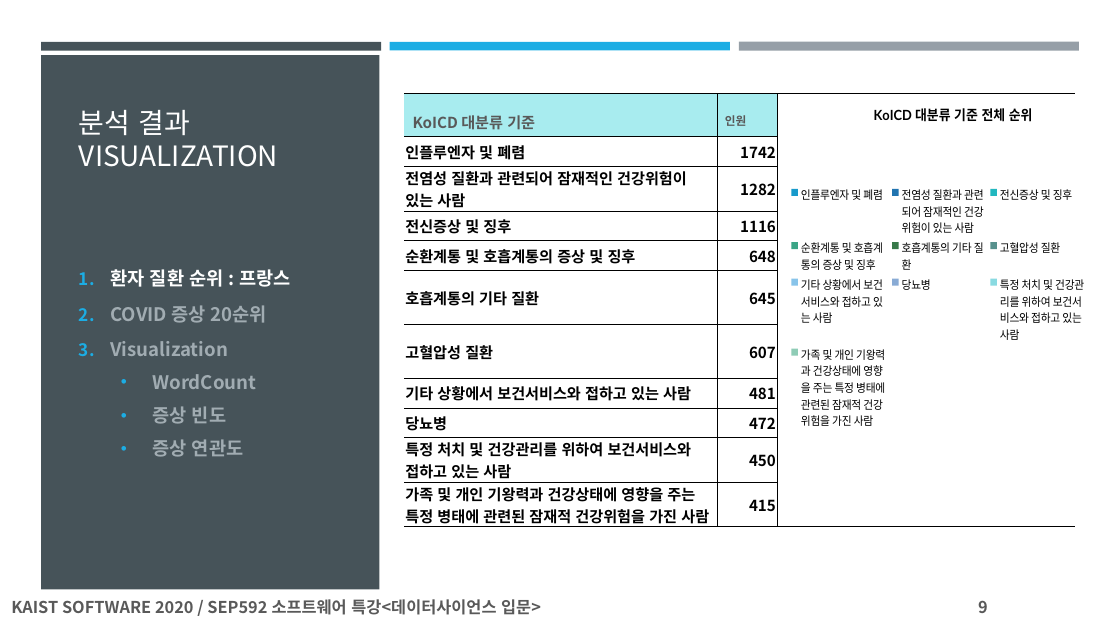
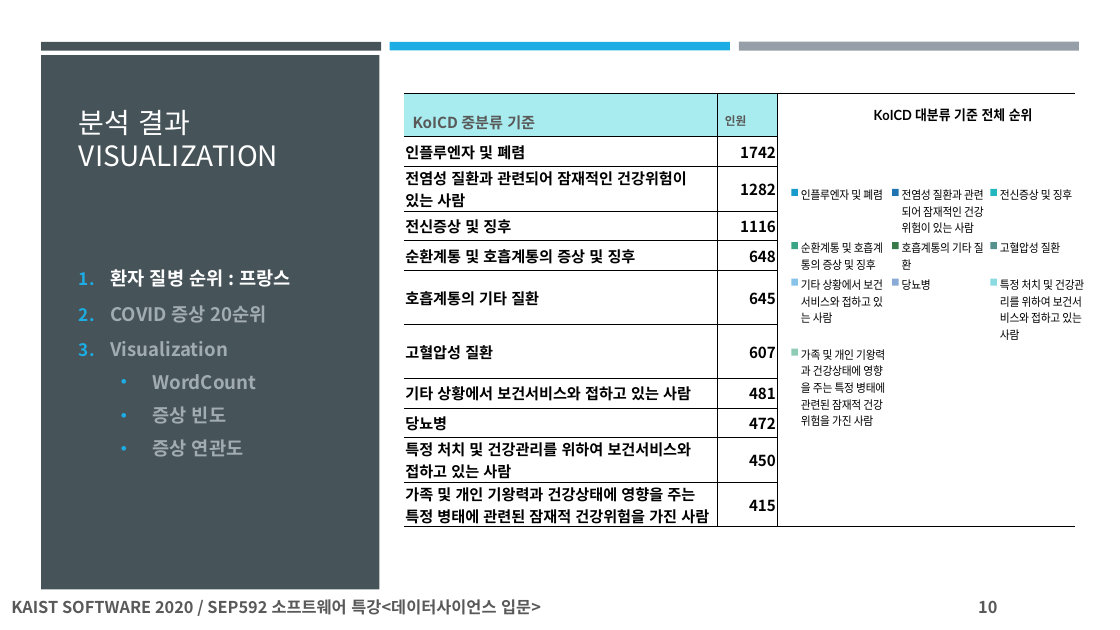
Before and after one commit to steve-lemon/diagnosis-COVID-19, a slide deck: slide 10 of SEP592_팀프로젝트자료B조/Documents/SEP592_데이타사이언스_최종발표_B조_COVID19_증상(정대욱_홍상표_조성민).pptx (slide 9 before the commit). Drawn at 1120x630 pixels with LibreOffice and Linux fonts; fonts in the diff are those of the drawing. Boxes give left, top, right and bottom in pixels: in the first picture for what was removed or moved away, otherwise in the second. Text is boxed around its words. In the diff, an @@ line names an element or a change of style, - is before the commit and + after.

```diff
--- a/SEP592_팀프로젝트자료B조/Documents/SEP592_데이타사이언스_최종발표_B조_COVID19_증상(정대욱_홍상표_조성민).pptx
+++ b/SEP592_팀프로젝트자료B조/Documents/SEP592_데이타사이언스_최종발표_B조_COVID19_증상(정대욱_홍상표_조성민).pptx
@@ table at [405,93,1075,536] @@
-row 1, column 1: KoICD 대분류 기준
+row 1, column 1: KoICD 중분류 기준
@@ text at [110,269,290,287]: text changed @@
-1. 환자 질환 순위 : 프랑스
+1. 환자 질병 순위 : 프랑스
@@ page number at [978,600,997,613]: text changed @@
-9
+10
```
Also in this commit, not shown: 18 other slides changed, 1 slide added.
